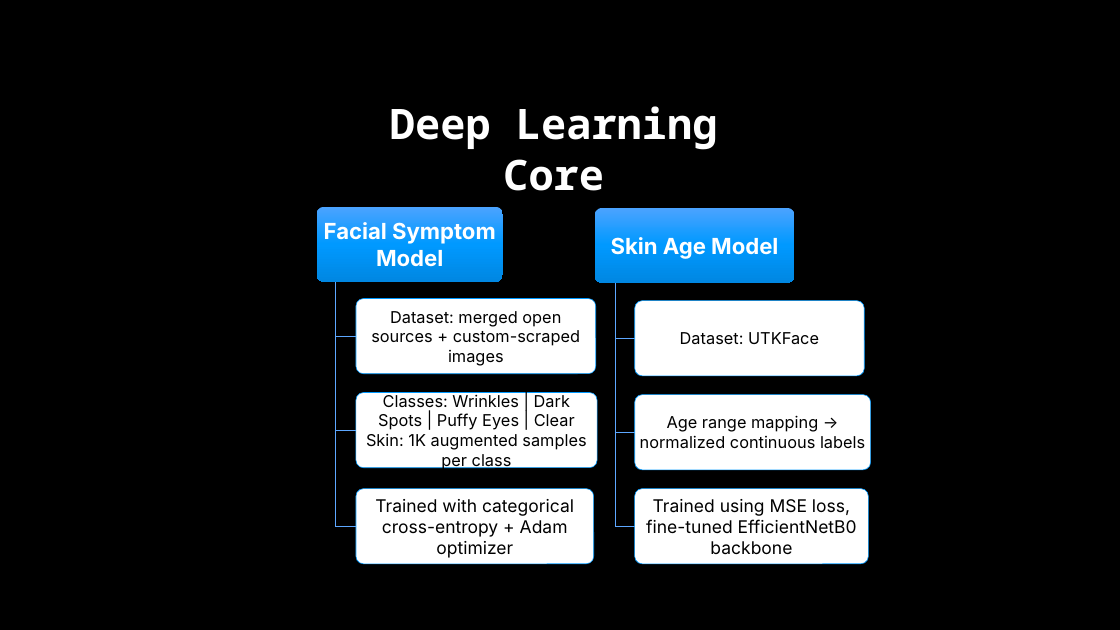
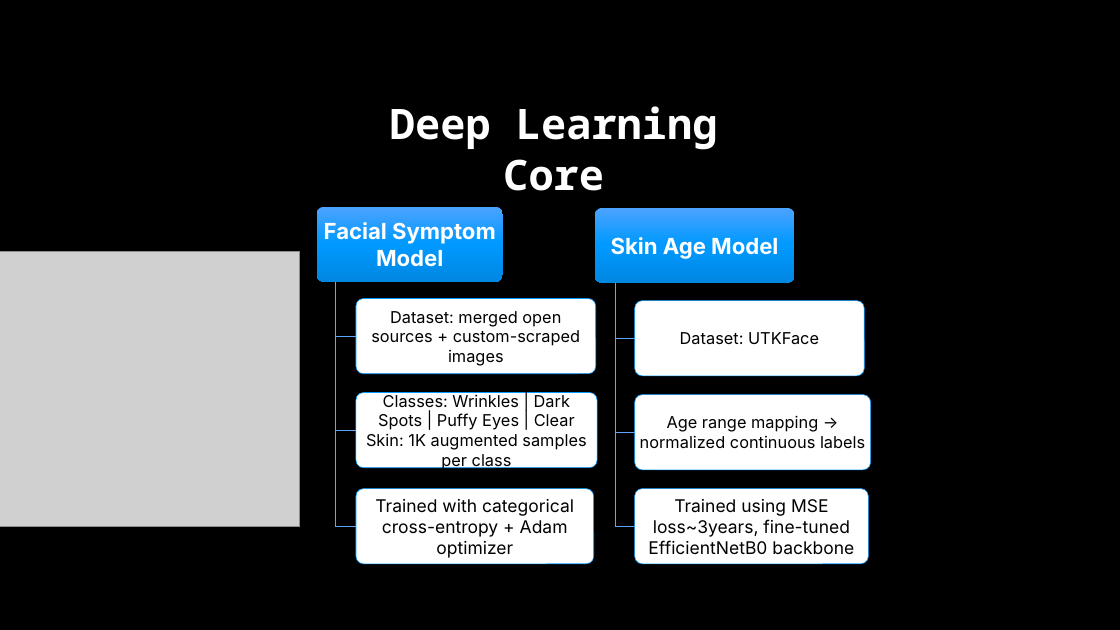
Before and after one commit to UnboundSB/Skin-Age-Detection-Dermal-Scan-app, a slide deck: slide 6 of docs/DermalScan – AI.pptx. Drawn at 1120x630 pixels with LibreOffice and Linux fonts; fonts in the diff are those of the drawing; grey boxes stand for pictures; background and template pictures are left out. Boxes give left, top, right and bottom in pixels: in the first picture for what was removed or moved away, otherwise in the second. Text is boxed around its words. In the diff, an @@ line names an element or a change of style, - is before the commit and + after.

```diff
--- a/docs/DermalScan – AI.pptx
+++ b/docs/DermalScan – AI.pptx
@@ picture added at (0,252,300,528) @@
@@ text at (648,499,854,555): text changed @@
-Trained using MSE loss, fine-tuned EfficientNetB0 backbone
+Trained using MSE loss~3years, fine-tuned EfficientNetB0 backbone
```
Also in this commit, not shown: 1 slide added, 3 other files.
